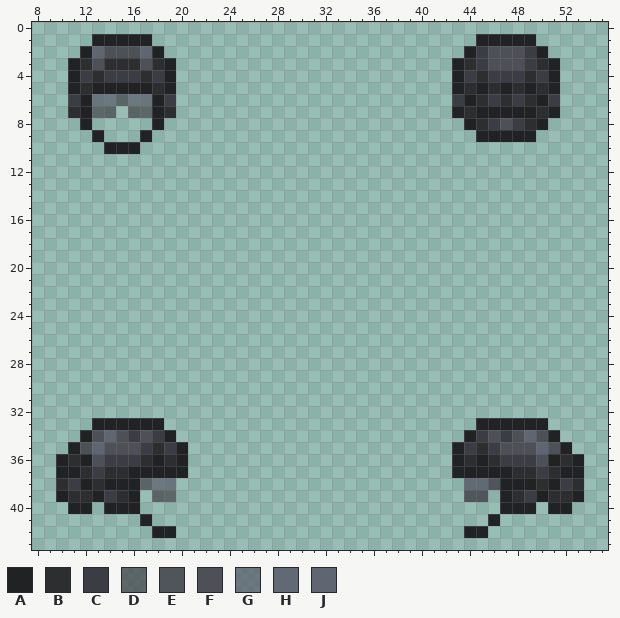
Two states of a pixel-art sprite, Resources/Textures/_DV/Clothing/Head/Helmets/security.rsi/equipped-HELMET.png. Above is the file before it was changed.
The file is 64x64 pixels. Colours within 5 levels of each other are drawn and written as one. Shown: x 8..55, y 0..43.
Palette (. is transparent): A #202224  B #2c2e30  C #3a3d43  D #4d5157cc  E #4d5157f5  F #4d5157  G #5f6672cc  H #5f6672f5  J #5f6672
After:
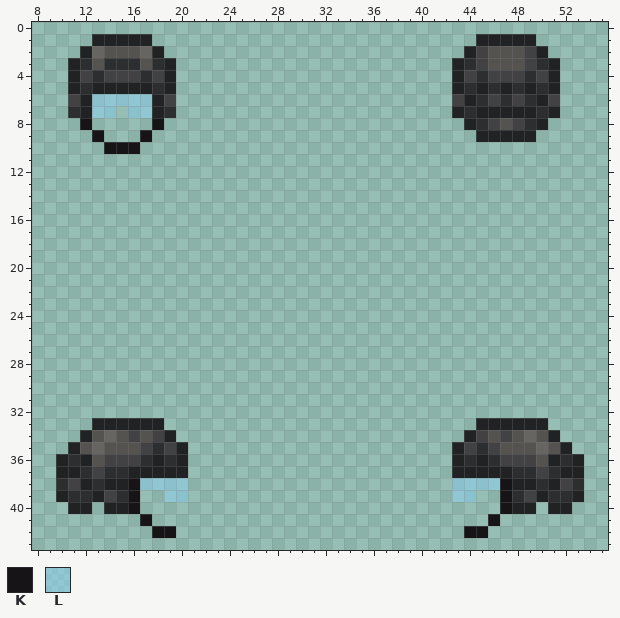
Colours new in this view: K #161417  L #8ccdec8c
Diff:
@@ palette @@
-C #3a3d43
+C #424144
-F #4d5157
+F #545350
-J #5f6672
+J #666561
@@ x 10..20 @@
  5 .ABAAAAABA.
- 6 .CAGGDGGAC.
- 7 .BADD.DDAB.
- 8 ..A.....A..
- 9 ...A...A...
-10 ....AAA....
+ 6 .CALLLLLAC.
+ 7 .BALL.LLAB.
+ 8 ..K.....K..
+ 9 ...K...K...
+10 ....KKK....
 11 ...........
@@ x 8..55 @@
 37 ..AABCBBAAAAA......................AAAAABBCBAA..
-38 ..BCABAAADGG........................HHEAAABACB..
-39 ..ABBACBA.DD........................EE.ABCABBA..
-40 ...AA.AAA..............................AAA.AA...
-41 .........A............................A.........
-42 ..........AA........................AA..........
+38 ..BCABAAKLLLL......................LLLLKAABACB..
+39 ..ABBACBK..LL......................LL..KBCABBA..
+40 ...AA.AAK..............................KAA.AA...
+41 .........K............................K.........
+42 ..........KK........................KK..........
 43 ................................................
Pixel boxes of the changes (left, top, right, bottom) in both pictures:
changed: (68, 46, 176, 154)
changed: (452, 46, 560, 130)
changed: (68, 430, 188, 538)
changed: (452, 430, 572, 538)
